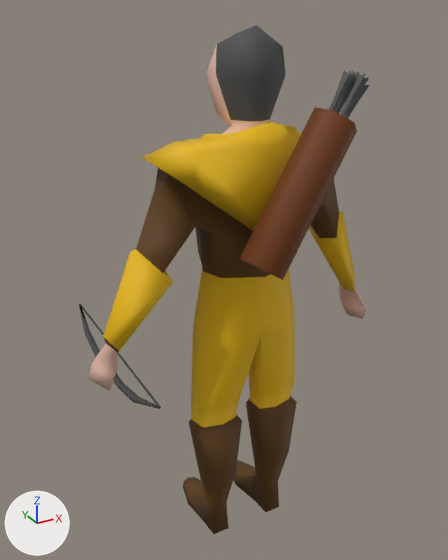
The FBX model res/chars/archer_anims.fbx, before and after one commit.
Rendered twice from a camera (50 mm lens) standing at (-0.0123, -0.0204, 0.0232) and looking at (-0.0002, 0.0015, 0.0122). Every picture has the same lights, and +X, +Y and +Z are marked at lower left. Where no turn or scale is listed for an object, it has been applied to the vertices.

Script lines for the objects in view, before the commit:
```python
me_cube_001 = bpy.data.meshes.new('Cube.001')
me_cube_001.from_pydata(...)  # 276 vertices, 355 faces; spans x -0.0069..0.0069, y -0.0019..0.0034, z -0.01..0.0126
# faces by material slot: [159, 110, 26, 60]
me_cube_001.materials.append(mat_odezhda)  # brown #5a3800
me_cube_001.materials.append(mat_odezhda_tsvet)  # yellow #e7b800
me_cube_001.materials.append(mat_volosi)  # dark grey #494949
me_cube_001.materials.append(mat_kozha)  # beige #e7bcaa
me_cylinder = bpy.data.meshes.new('Cylinder')
me_cylinder.from_pydata(...)  # 50 vertices, 47 faces; spans x -0.64..0.09, y -0.1..0.1, z -3.2..3.2
me_cylinder.materials.append(mat_bow)  # black #424242
me_cylinder_001 = bpy.data.meshes.new('Cylinder.001')
me_cylinder_001.from_pydata(...)  # 229 vertices, 225 faces; spans x -0.87..0.87, y -1.0..1.0, z -1.0..1.65
# faces by material slot: [20, 205]
me_cylinder_001.materials.append(mat_kolchan)  # brown #6d3500
me_cylinder_001.materials.append(mat_strela)  # dark grey #535353
ob_cylinder = bpy.data.objects.new('Cylinder', me_cylinder)
ob_cylinder.location = (-0.0061, 0.00032, 0.01014)
ob_cylinder.rotation_euler = (-1.571, 1.92, 0.0)  # degrees (-90, 110, 0)
ob_cylinder.scale = (0.0014, 0.0014, 0.0014)
ob_kolchan = bpy.data.objects.new('Kolchan', me_cylinder_001)
ob_kolchan.location = (0.00056, -0.00262, 0.017)
ob_kolchan.rotation_euler = (-0.012, 0.588, 0.121)  # degrees (-0.7, 34, 6.9)
ob_kolchan.scale = (0.0009, 0.0009, 0.003)
ob_luchnik = bpy.data.objects.new('Luchnik', me_cube_001)
ob_luchnik.location = (0.0, 0.0, 0.01)
```
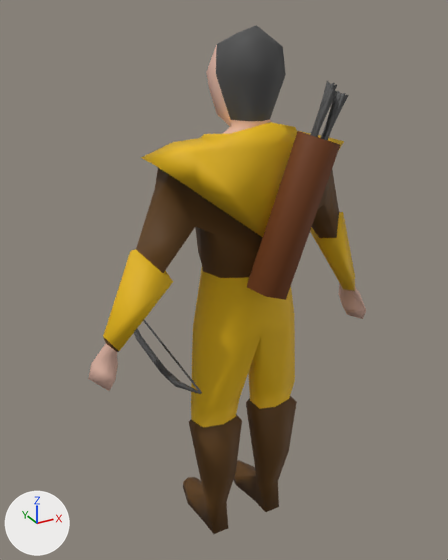
Commit message: updated archer model

The change, as a list of edits to the scene's bpy script:
```text
Change ob_kolchan:
    ob_kolchan.location: (0.00056, -0.00262, 0.017) -> (0.00062, -0.00217, 0.01604)
    ob_kolchan.rotation_euler: (-0.012, 0.588, 0.121) -> (0.167, 0.283, 0.451)  # degrees (-0.7, 34, 6.9) -> degrees (9.6, 16, 26)
Change ob_cylinder:
    ob_cylinder.location: (-0.0061, 0.00032, 0.01014) -> (-0.00377, 0.00166, 0.00944)
    ob_cylinder.rotation_euler: (-1.571, 1.92, 0.0) -> (-1.712, 1.9, -0.161)  # degrees (-90, 110, 0) -> degrees (-98, 109, -9.2)
```

Boxes [x1, y1, x2, y2] around the edits, measured in the pictures (448 x 560 px):
'Kolchan', moved, turned: before [240, 70, 369, 280]; after [247, 81, 348, 300]
'Cylinder', moved, turned: before [79, 304, 161, 409]; after [134, 320, 202, 394]
